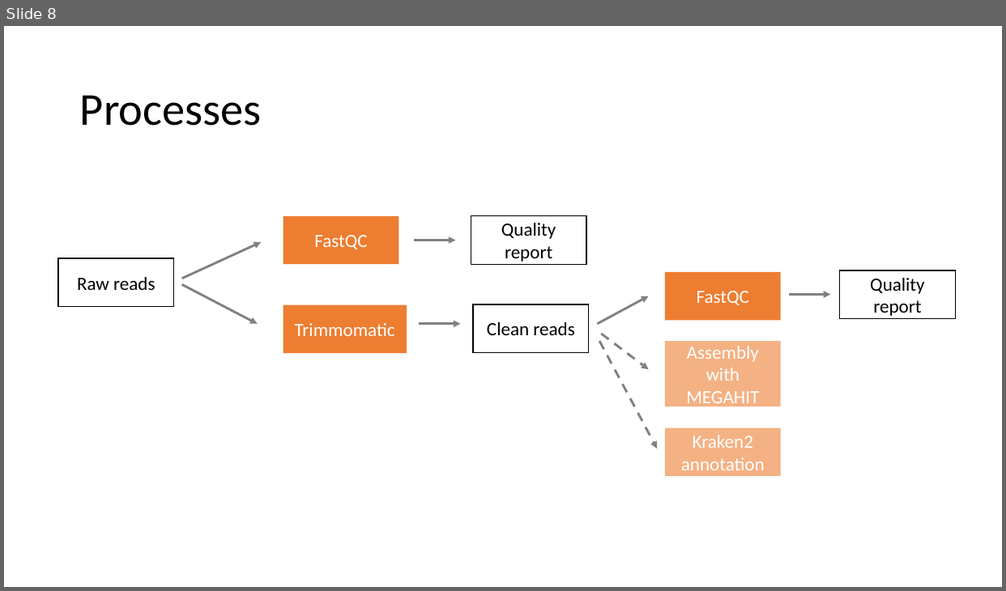
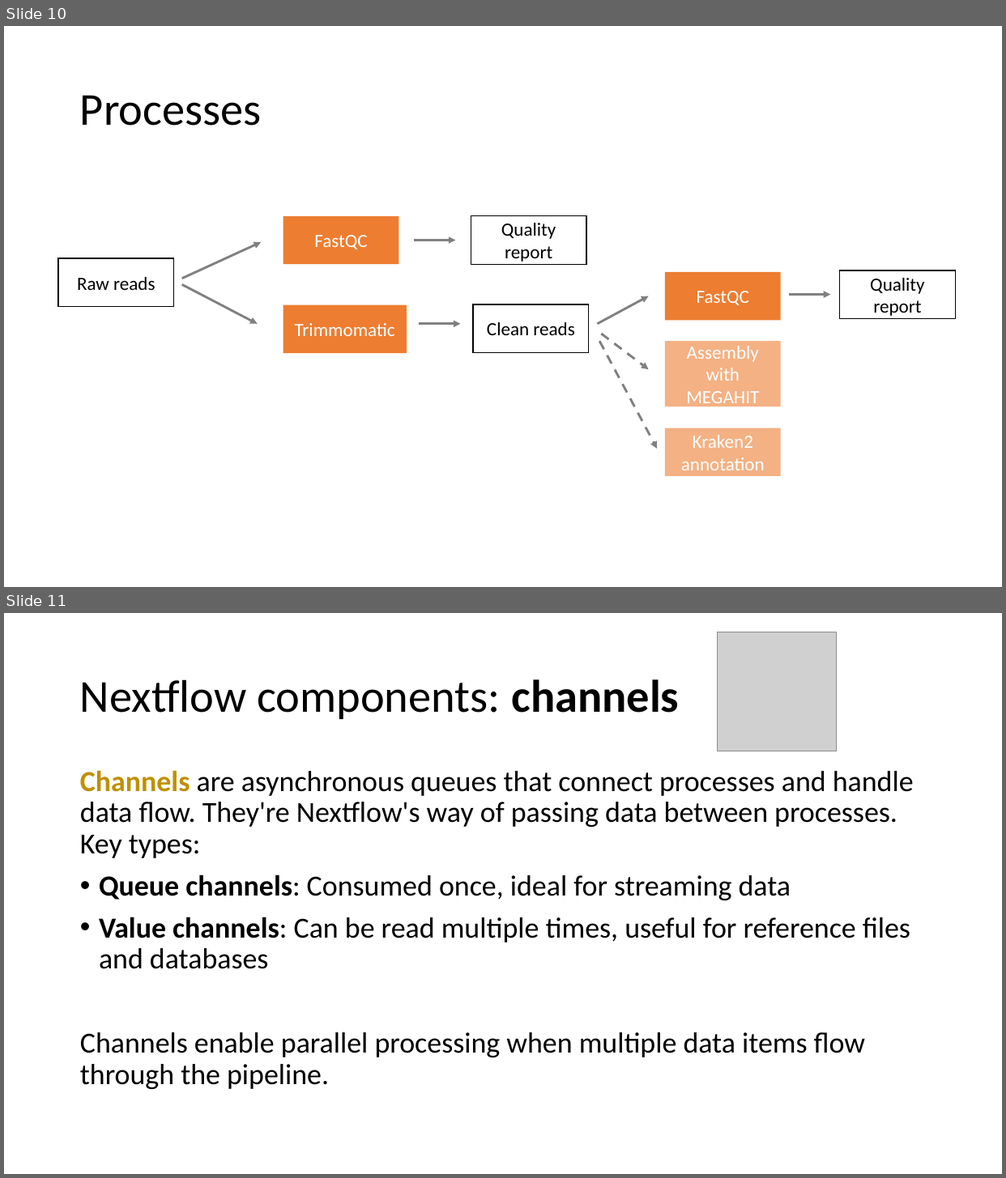
Before and after one commit to hurwitzlab/nextflow_crash_course, a slide deck: day1_material/slides/day1.pptx. Shown one above the other, each under a label of ours: slide 8 before the commit, slides 10 and 11 after it. The pictures are 1006x591 and 1006x1178 pixels, drawn with LibreOffice and Linux fonts; fonts in the diff are those of the drawing; grey boxes stand for pictures. Boxes give left, top, right and bottom in pixels: in the first picture for what was removed or moved away, otherwise in the second. Text is boxed around its words. In the diff, an @@ line names an element or a change of style, - is before the commit and + after.

```diff
--- a/day1_material/slides/day1.pptx
+++ b/day1_material/slides/day1.pptx
@@ slide 11 added at bbox=[4, 613, 1002, 1174], background #FFFFFF @@
@@ picture added at bbox=[718, 632, 837, 752] @@
@@ title added at bbox=[80, 679, 679, 719], 44 pt, text #000000 @@
+Nextflow components: channels
@@ text added at bbox=[80, 770, 914, 1089], 28 pt, text #000000 @@
+Channels are asynchronous queues that connect processes and handle data flow. They're Nextflow's way of passing data between processes. Key types:
+• Queue channels: Consumed once, ideal for streaming data
+• Value channels: Can be read multiple times, useful for reference files and databases
+Channels enable parallel processing when multiple data items flow through the pipeline.
@@ what was slide 8 is now slide 10 @@
```
Also in this commit, not shown: 7 other slides added, 1 slide removed, 3 other files.
